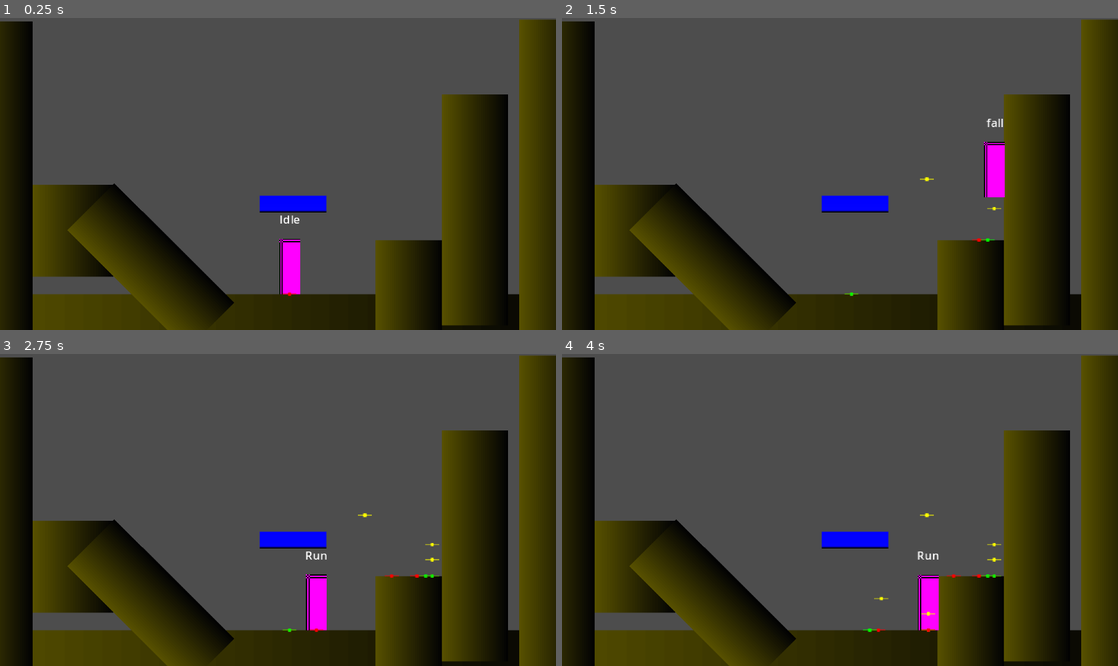
Above: before the commit, frames 1-4 (two rows, left to right).
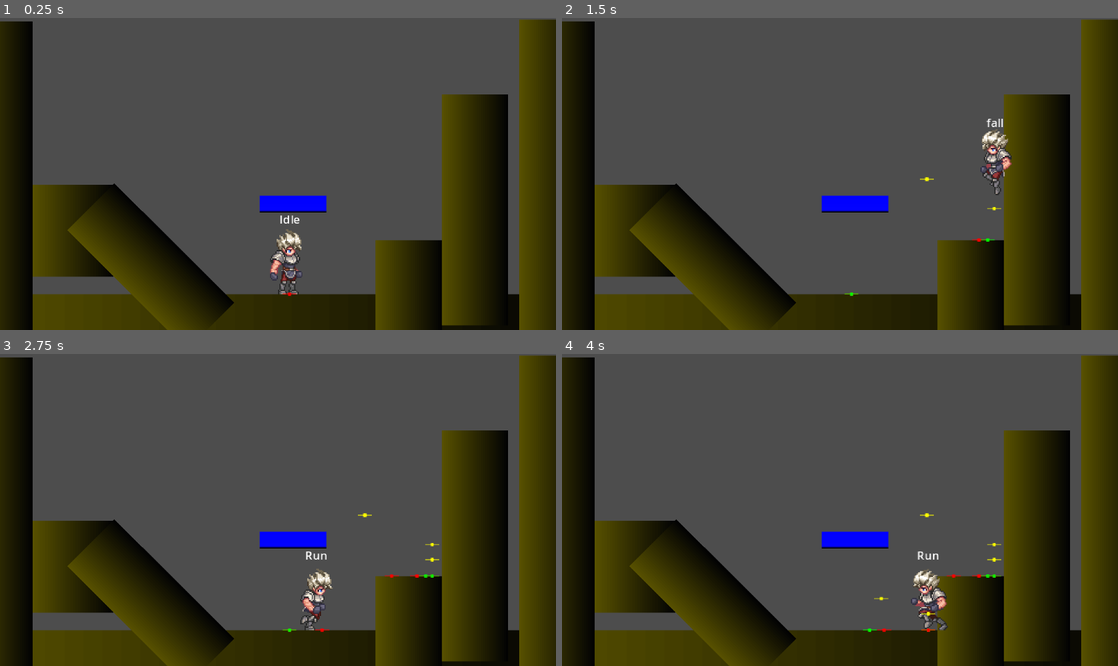
Above: after the commit, the same moments.

Repository: mcgranpa/metroidvania-forge
Game: Godot game, scene res://playground.tscn
Same seed, same stepped clock (60 frames per second), same inputs: the game is played once before the commit and once after it.
Inputs:
- Up to frame 1 (0.25 s): no input
- Up to frame 2 (1.5 s): tap Enter at 0.5 s; hold Space (jump) 0.53-1.28 s; hold Right (right) from 0.53 s (still down); tap Space (jump) at 1.35 s
- Up to frame 3 (2.75 s): tap Space (jump) at 1.52, 1.82 s; release Right (right) at 2.03 s; hold Left (left) from 2.03 s (still down); hold Space (jump) from 2.03 s (still down)
- Up to frame 4 (4 s): release Left (left) at 2.78 s; release Space (jump) at 2.78 s; hold Right (right) from 2.78 s (still down); tap Space (jump) at 2.85, 3.02, 3.32 s; hold Space (jump) from 3.53 s (still down)

The runs differ from the first frame. In frame 1, 0.9% of the frame differs, in the area x 48-55%, y 67-89%; in frame 2, 0.9%; in frame 3, 0.8%; in frame 4, 0.9%, in the area x 55-70%, y 69-90%.

Commit message:
01-07 Player Sprite & Animations
01-07 Player Sprite & Animations

Diff:
--- a/player/player.tscn
+++ b/player/player.tscn
@@ -6,15 +6,109 @@
 [ext_resource type="Script" uid="uid://cm88ohjj31qbh" path="res://player/states/jump.gd" id="4_qjkh3"]
 [ext_resource type="Script" uid="uid://dy1etofqqyhln" path="res://player/states/fall.gd" id="5_g6k8r"]
 [ext_resource type="Script" uid="uid://6rbw4heukaew" path="res://player/states/crouch.gd" id="6_g6k8r"]
+[ext_resource type="Texture2D" uid="uid://d01i6nx7fnkju" path="res://player/sprites/hero.png" id="7_boad6"]
 
-[sub_resource type="PlaceholderTexture2D" id="PlaceholderTexture2D_kqu6x"]
-size = Vector2(18, 48)
+[sub_resource type="CapsuleShape2D" id="CapsuleShape2D_boad6"]
+radius = 8.0
+height = 46.0
 
-[sub_resource type="RectangleShape2D" id="RectangleShape2D_g6k8r"]
-size = Vector2(16, 46)
+[sub_resource type="CapsuleShape2D" id="CapsuleShape2D_rgyib"]
+radius = 8.0
 
 [sub_resource type="RectangleShape2D" id="RectangleShape2D_boad6"]
-size = Vector2(16, 23)
+size = Vector2(18, 2)
+
+[sub_resource type="Animation" id="Animation_boad6"]
+resource_name = "idle"
+loop_mode = 1
+step = 0.05
+tracks/0/type = "value"
+tracks/0/imported = false
+tracks/0/enabled = true
+tracks/0/path = NodePath("PlayerSprite:frame")
+tracks/0/interp = 1
+tracks/0/loop_wrap = true
+tracks/0/keys = {
+"times": PackedFloat32Array(0),
+"transitions": PackedFloat32Array(1),
+"update": 1,
+"values": [0]
+}
+
+[sub_resource type="Animation" id="Animation_rgyib"]
+length = 0.001
+tracks/0/type = "value"
+tracks/0/imported = false
+tracks/0/enabled = true
+tracks/0/path = NodePath("PlayerSprite:frame")
+tracks/0/interp = 1
+tracks/0/loop_wrap = true
+tracks/0/keys = {
+"times": PackedFloat32Array(0),
+"transitions": PackedFloat32Array(1),
+"update": 1,
+"values": [0]
+}
+
+[sub_resource type="Animation" id="Animation_hg6s5"]
+resource_name = "run"
+length = 0.8
+loop_mode = 1
+step = 0.1
+tracks/0/type = "value"
+tracks/0/imported = false
+tracks/0/enabled = true
+tracks/0/path = NodePath("PlayerSprite:frame")
+tracks/0/interp = 1
+tracks/0/loop_wrap = true
+tracks/0/keys = {
+"times": PackedFloat32Array(0, 0.1, 0.2, 0.3, 0.4, 0.5, 0.6, 0.7),
+"transitions": PackedFloat32Array(1, 1, 1, 1, 1, 1, 1, 1),
+"update": 1,
+"values": [14, 15, 16, 17, 18, 19, 12, 13]
+}
+
+[sub_resource type="Animation" id="Animation_8t03j"]
+resource_name = "jump"
+step = 0.1
+tracks/0/type = "value"
+tracks/0/imported = false
+tracks/0/enabled = true
+tracks/0/path = NodePath("PlayerSprite:frame")
+tracks/0/interp = 1
+tracks/0/loop_wrap = true
+tracks/0/keys = {
+"times": PackedFloat32Array(0, 0.1, 0.2, 0.3, 0.4),
+"transitions": PackedFloat32Array(1, 1, 1, 1, 1),
+"update": 1,
+"values": [24, 25, 26, 27, 28]
+}
+
+[sub_resource type="Animation" id="Animation_2ieo8"]
+resource_name = "crouch"
+length = 0.2
+step = 0.05
+tracks/0/type = "value"
+tracks/0/imported = false
+tracks/0/enabled = true
+tracks/0/path = NodePath("PlayerSprite:frame")
+tracks/0/interp = 1
+tracks/0/loop_wrap = true
+tracks/0/keys = {
+"times": PackedFloat32Array(0, 0.05, 0.1, 0.15),
+"transitions": PackedFloat32Array(1, 1, 1, 1),
+"update": 1,
+"values": [20, 21, 22, 23]
+}
+
+[sub_resource type="AnimationLibrary" id="AnimationLibrary_hg6s5"]
+_data = {
+&"RESET": SubResource("Animation_rgyib"),
+&"crouch": SubResource("Animation_2ieo8"),
+&"idle": SubResource("Animation_boad6"),
+&"jump": SubResource("Animation_8t03j"),
+&"run": SubResource("Animation_hg6s5")
+}
 
 [node name="Player" type="CharacterBody2D"]
 collision_layer = 0
@@ -45,17 +139,19 @@
 script = ExtResource("6_g6k8r")
 
 [node name="PlayerSprite" type="Sprite2D" parent="."]
-position = Vector2(0, -24)
-texture = SubResource("PlaceholderTexture2D_kqu6x")
+position = Vector2(0, -39)
+texture = ExtResource("7_boad6")
+hframes = 16
+vframes = 4
 
 [node name="CollisionStand" type="CollisionShape2D" parent="."]
 position = Vector2(0, -23)
-shape = SubResource("RectangleShape2D_g6k8r")
+shape = SubResource("CapsuleShape2D_boad6")
 debug_color = Color(0.65882355, 0.50980395, 0.1882353, 0.75686276)
 
 [node name="CollisionCrouch" type="CollisionShape2D" parent="."]
-position = Vector2(0, -11.5)
-shape = SubResource("RectangleShape2D_boad6")
+position = Vector2(0, -15)
+shape = SubResource("CapsuleShape2D_rgyib")
 disabled = true
 debug_color = Color(0.23419982, 0.6245921, 0.3590032, 0.75686276)
 
@@ -68,6 +164,15 @@
 text = "State"
 horizontal_alignment = 1
 
-[node name="OneWayPlatformRaycast" type="RayCast2D" parent="."]
-target_position = Vector2(0, 4)
+[node name="OneWayPlatformRaycast" type="ShapeCast2D" parent="."]
+position = Vector2(-1, -3)
+enabled = false
+shape = SubResource("RectangleShape2D_boad6")
+target_position = Vector2(0, 6)
 collision_mask = 2
+
+[node name="AnimationPlayer" type="AnimationPlayer" parent="."]
+libraries = {
+&"": SubResource("AnimationLibrary_hg6s5")
+}
+autoplay = "idle"
--- a/player/scripts/player.gd
+++ b/player/scripts/player.gd
@@ -12,7 +12,8 @@
 @onready var player_sprite: Sprite2D = $PlayerSprite
 @onready var collision_stand: CollisionShape2D = $CollisionStand
 @onready var collision_crouch: CollisionShape2D = $CollisionCrouch
-@onready var one_way_platform_raycast: RayCast2D = $OneWayPlatformRaycast
+@onready var one_way_platform_raycast: ShapeCast2D = $OneWayPlatformRaycast
+@onready var animation_player: AnimationPlayer = $AnimationPlayer
 #endregion
 
 #region /// State Machine Variables
@@ -29,7 +30,6 @@
 var default_gravity_multiplier : float = 1.0
 
 var direction: Vector2 = Vector2.ZERO
-var prev_direction: Vector2
 #endregion
 
 
@@ -89,10 +89,20 @@
 	pass
 
 func update_direction() -> void:
-	prev_direction = direction
+	var prev_direction : Vector2 = direction
 	var x_axis = Input.get_axis("left" , "right")
 	var y_axis = Input.get_axis("up", "down")
 	direction = Vector2(x_axis, y_axis)
+	if prev_direction.x != direction.x:
+		if direction.x != 0:
+			player_sprite.flip_h = !player_sprite.flip_h
+		#if direction.x < 0:
+			#player_sprite.flip_h = true
+		#elif direction.x > 0:
+			#player_sprite.flip_h = false
+		pass
+
+
 	pass
 
 func add_debug_indicator(color : Color = Color.RED) -> void:
--- a/player/states/crouch.gd
+++ b/player/states/crouch.gd
@@ -8,23 +8,20 @@
 	pass
 
 func enter() -> void:
-	# play animation
+	player.animation_player.play("crouch")
 	player.collision_crouch.disabled = false
 	player.collision_stand.disabled = true
-	player.player_sprite.scale.y = 0.625
-	player.player_sprite.position.y = -15.0
 	pass
 
 func exit() -> void:
 	player.collision_stand.disabled = false
 	player.collision_crouch.disabled = true
-	player.player_sprite.scale.y = 1.0
-	player.player_sprite.position.y = -24.0
 	pass
 
 # runs when an input is pressed
 func handle_input(_event : InputEvent) -> PlayerState:
 	if (_event.is_action_pressed("jump")):
+		player.one_way_platform_raycast.force_shapecast_update()
 		if player.one_way_platform_raycast.is_colliding() == true:
 			player.position.y += 4
 			return fall
--- a/player/states/idle.gd
+++ b/player/states/idle.gd
@@ -4,7 +4,7 @@
 	pass
 
 func enter() -> void:
-	# play animation
+	player.animation_player.play("idle")
 	pass
 
 func exit() -> void:
--- a/player/states/jump.gd
+++ b/player/states/jump.gd
@@ -4,7 +4,7 @@
 	pass
 
 func enter() -> void:
-	# play animatoin
+	player.animation_player.play("jump")
 	player.add_debug_indicator(Color.GREEN)
 	player.velocity.y = - player.jump_velocity
 	pass
--- a/player/states/run.gd
+++ b/player/states/run.gd
@@ -4,7 +4,7 @@
 	pass
 
 func enter() -> void:
-	# play animatoin
+	player.animation_player.play("run")
 	pass
 
 func exit() -> void:
Not shown, added: Project Notes.txt
Not shown: 1 places in player/player.tscn that only renumber resources
Binary file added: player/sprites/hero.png
Not shown, added: player/sprites/hero.png.import
